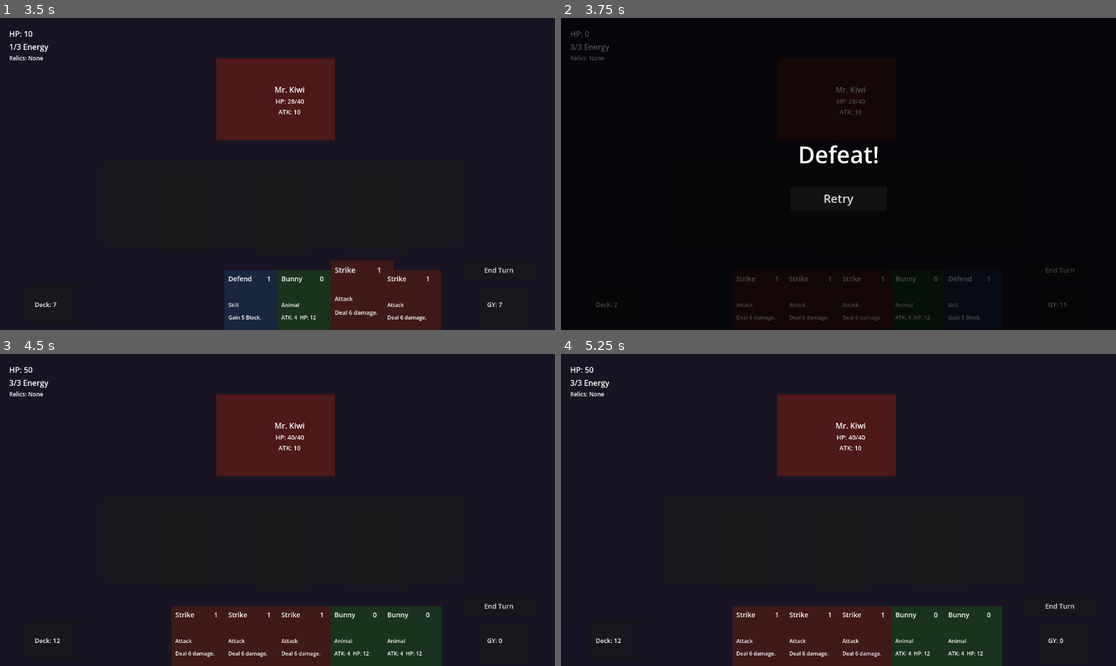
Above: before the commit, frames 1-4 (two rows, left to right).
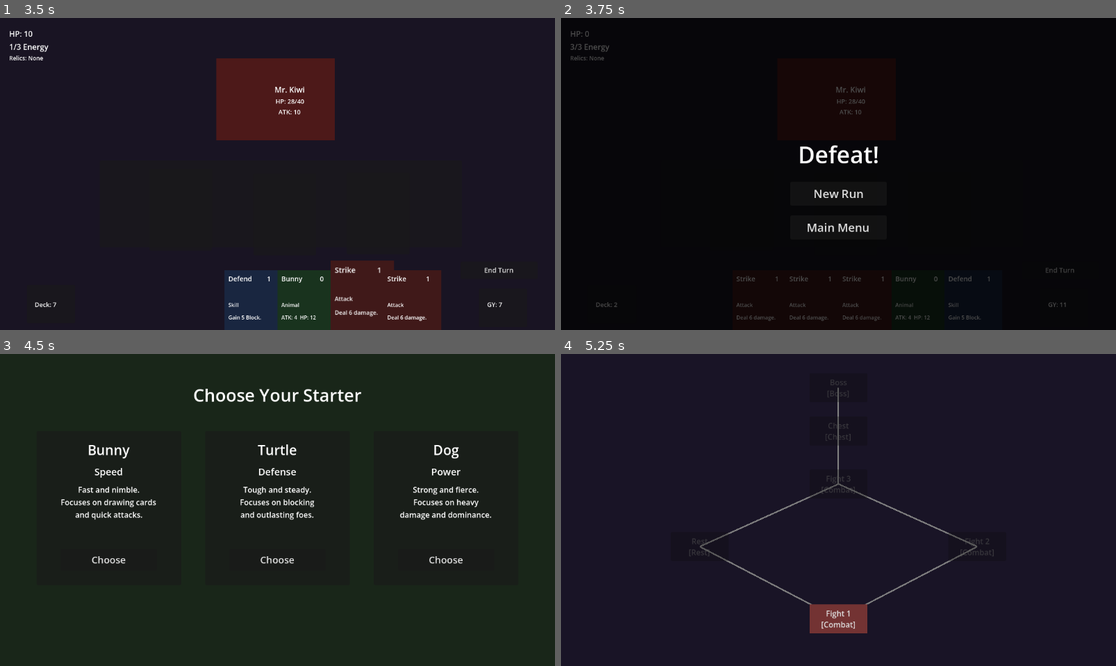
Above: after the commit, the same moments.

Repository: Master-Ong/baby-battle-bash
Game: Godot game, scene res://Scene/combat_scene.tscn
The game is run twice, just before and just after one commit, with the same random seed, the same clock (stepped at 60 frames per second) and the same inputs.
Inputs (mouse positions are in pixels of both pictures, inside the frame that each line leads up to):
- Up to frame 1 (3.5 s): click "End Turn" at 0.5 s; click "End Turn" at 1.25 s; click "End Turn" at 2 s; tap Enter at 2.75 s; drag from (199, 308) to (360, 308) at 2.77 s
- Up to frame 2 (3.75 s): tap Space at 3.5 s; drag from (816, 308) to (971, 308) at 3.52 s
- Up to frame 3 (4.5 s): click (277, 534) at 4.25 s, where only the run before the commit has a clickable "Retry"
- Up to frame 4 (5.25 s): click (672, 559) at 5 s, where only the run after the commit has a clickable "Choose"

Frame 1 is identical in both runs. In frame 2, 0.3% of the frame differs, in the area x 44-56%, y 55-69%; in frame 3, 14%; in frame 4, 16%, in the area x 1-93%, y 4-100%.

Commit message:
Upgrade lose screen with New Run and Main Menu, add GameState reset

Diff:
--- a/Scene/lose_screen.tscn
+++ b/Scene/lose_screen.tscn
@@ -21,10 +21,18 @@
 text = "Defeat!"
 horizontal_alignment = 1
 
-[node name="RetryButton" type="Button" parent="."]
+[node name="NewRunButton" type="Button" parent="."]
 offset_left = 476.0
-offset_top = 350.0
+offset_top = 340.0
 offset_right = 676.0
-offset_bottom = 400.0
+offset_bottom = 390.0
 theme_override_font_sizes/font_size = 24
-text = "Retry"
+text = "New Run"
+
+[node name="MainMenuButton" type="Button" parent="."]
+offset_left = 476.0
+offset_top = 410.0
+offset_right = 676.0
+offset_bottom = 460.0
+theme_override_font_sizes/font_size = 24
+text = "Main Menu"
--- a/Scene/main_menu.tscn
+++ b/Scene/main_menu.tscn
@@ -1,30 +1,30 @@
 [gd_scene format=3 uid="uid://cx3oab5t2r7kp"]
 
-[ext_resource type="Script" uid="uid://bm4qw6v8u1yjd" path="res://Scripts/main_menu.gd" id="1_script"]
+[ext_resource type="Script" uid="uid://2enebvxguiuj" path="res://Scripts/main_menu.gd" id="1_script"]
 
-[node name="MainMenu" type="Node"]
+[node name="MainMenu" type="Node" unique_id=361491249]
 script = ExtResource("1_script")
 
-[node name="CanvasLayer" type="CanvasLayer" parent="."]
+[node name="CanvasLayer" type="CanvasLayer" parent="." unique_id=1760704944]
 
-[node name="Background" type="ColorRect" parent="CanvasLayer"]
+[node name="Background" type="ColorRect" parent="CanvasLayer" unique_id=1775626816]
 offset_right = 1152.0
 offset_bottom = 648.0
 color = Color(0.1, 0.1, 0.15, 1)
 
-[node name="TitleLabel" type="Label" parent="CanvasLayer"]
-offset_left = 276.0
-offset_top = 180.0
-offset_right = 876.0
-offset_bottom = 260.0
+[node name="TitleLabel" type="Label" parent="CanvasLayer" unique_id=1613413528]
+offset_left = 263.0
+offset_top = 183.0
+offset_right = 863.0
+offset_bottom = 263.0
 theme_override_font_sizes/font_size = 48
 text = "Baby Battle Bash"
 horizontal_alignment = 1
 
-[node name="PlayButton" type="Button" parent="CanvasLayer"]
-offset_left = 476.0
-offset_top = 320.0
-offset_right = 676.0
-offset_bottom = 380.0
+[node name="PlayButton" type="Button" parent="CanvasLayer" unique_id=41910378]
+offset_left = 452.0
+offset_top = 319.0
+offset_right = 652.0
+offset_bottom = 379.0
 theme_override_font_sizes/font_size = 24
 text = "Play"
--- a/Scripts/GameState.gd
+++ b/Scripts/GameState.gd
@@ -8,3 +8,13 @@
 var nodes_completed: Array = []
 var player_hp: int = 50
 var relics: Array = []
+
+
+func reset_run():
+	selected_starter  = ""
+	reward_cards      = []
+	relics            = []
+	player_hp         = 50
+	encounter_number  = 1
+	nodes_completed   = []
+	current_node      = 0
--- a/Scripts/lose_screen.gd
+++ b/Scripts/lose_screen.gd
@@ -1,18 +1,27 @@
 # lose_screen.gd
 # ------------------------------------------------------------------
 # Overlay shown after a combat defeat.
-# Displays a "Defeat!" message and a Retry button.
+# Displays a "Defeat!" message with New Run and Main Menu buttons.
 # process_mode is PROCESS_MODE_WHEN_PAUSED (set in tscn) so the
-# button stays responsive while get_tree().paused = true.
+# buttons stay responsive while get_tree().paused = true.
 # ------------------------------------------------------------------
 extends CanvasLayer
 
 
 func _ready():
-	$RetryButton.pressed.connect(_on_retry_pressed)
+	$NewRunButton.pressed.connect(_on_new_run_pressed)
+	$MainMenuButton.pressed.connect(_on_main_menu_pressed)
 
 
-func _on_retry_pressed():
+func _on_new_run_pressed():
+	GameState.reset_run()
+	get_tree().paused = false
+	get_tree().change_scene_to_file("res://Scene/animal_select.tscn")
 	queue_free()
+
+
+func _on_main_menu_pressed():
+	GameState.reset_run()
 	get_tree().paused = false
-	get_tree().change_scene_to_file("res://Scene/combat_scene.tscn")
+	get_tree().change_scene_to_file("res://Scene/main_menu.tscn")
+	queue_free()
Not shown, changed: prompt.txt
